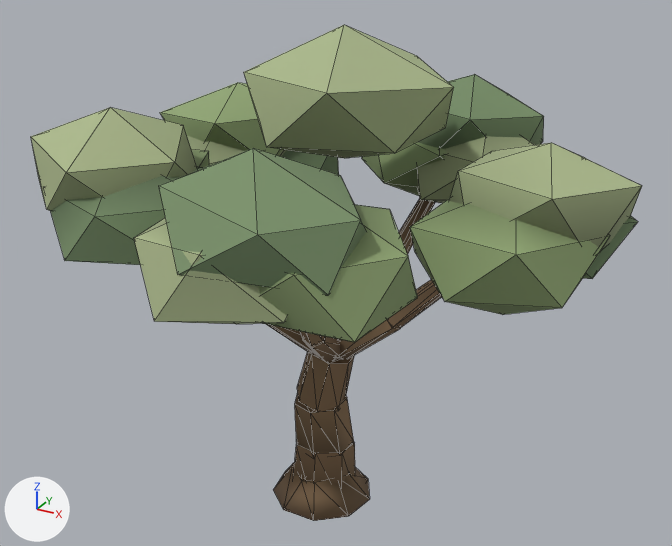
Two versions of the glTF model public/assets/models/olive.glb, one commit apart.
The view is the same before and after, from a 50 mm lens placed at (2.78, -4.86, 4.18), pointed at (0.08, 0.05, 1.72). The lights are fixed; the arrows at lower left show +X, +Y and +Z. The picture after the commit comes second. Mesh edges are drawn as thin lines. Vertices at exactly the same position are counted once.

Objects in the first picture: 'olive.006'.
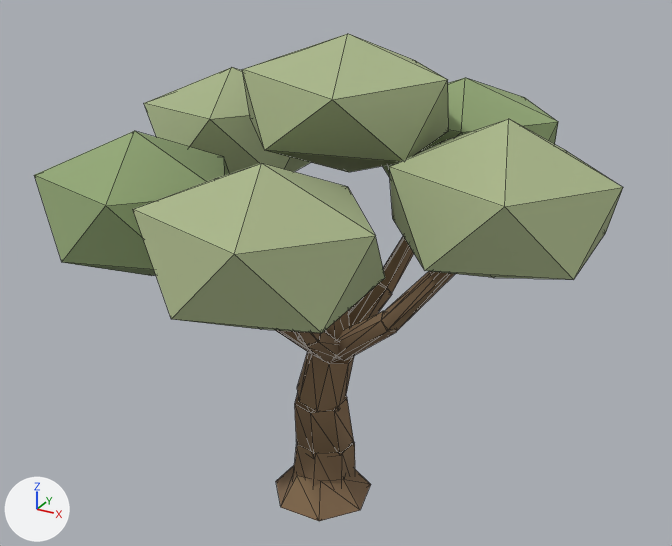
Location of each change, [x1, y1, x2, y2] in pixels of the pictures (672 x 546 px; the box of a moved part takes in the faces that stretch with it):
'olive.006', reshaped: before [31, 25, 642, 521]; after [34, 34, 623, 521]
part 1 of me_cone_2633, moved or reshaped (not visible before): after [337, 311, 396, 360]
part 2 of me_cone_2633, moved or reshaped (mostly hidden before): before [300, 331, 324, 346]; after [382, 271, 455, 331]
part 3 of me_cone_2633, moved or reshaped: before [399, 199, 435, 254]; after [380, 236, 414, 292]
part 4 of me_cone_2633, moved or reshaped (not visible afterwards): before [387, 280, 442, 328]
part 5 of me_cone_2633, rebuilt: before [187, 136, 286, 166]; after [144, 67, 311, 173]
part 6 of me_cone_2633, rebuilt: before [244, 25, 454, 158]; after [242, 34, 449, 172]
part 7 of me_cone_2633, rebuilt (mostly hidden before): before [191, 149, 209, 168]; after [34, 131, 229, 276]
part 8 of me_cone_2633, rebuilt: before [417, 136, 535, 203]; after [383, 78, 558, 178]
part 9 of me_cone_2633, rebuilt: before [134, 217, 287, 324]; after [133, 163, 385, 333]
part 10 of me_cone_2633, rebuilt: before [410, 198, 610, 315]; after [389, 119, 623, 280]
part 11 of me_cone_2633, deleted: before [31, 74, 642, 295]
part 12 of me_cone_2633, moved or reshaped: before [273, 462, 370, 521]; after [276, 465, 371, 521]
part 13 of me_cone_2633, cut back: before [50, 167, 638, 362]; after [275, 283, 392, 362]
part 14 of me_cone_2633, recoloured: before [273, 328, 368, 498]; after [276, 310, 360, 510]

The change, as a diff of the scene's bpy script:
```diff
--- a/public/assets/models/olive.glb.py
+++ b/public/assets/models/olive.glb.py
@@ me_cone_2633 @@
-me_cone_2633.from_pydata(...)  # 400 vertices, 672 faces; spans x -1.62..1.94, y -1.73..1.81, z -0.03..3.3
+me_cone_2633.from_pydata(...)  # 276 vertices, 464 faces; spans x -1.66..1.86, y -1.65..1.7, z -0.03..3.26
+# me_cone_2633 part 1: the loose piece of 12 vertices spanning x -0.38..0.13, y -0.05..0.34, z 1.06..1.55 is turned -153.8 degrees about the z axis through its middle, then moved by (0.4, -0.12, 0.0)
+# me_cone_2633 part 2: the loose piece of 12 vertices spanning x 0.11..0.37, y -0.97..-0.34, z 1.44..2.19 is turned 69.8 degrees about the z axis through its middle, then moved by (0.53, 0.62, 0.0)
+# me_cone_2633 part 3: the loose piece of 12 vertices spanning x 0.13..0.41, y 0.41..1.03, z 1.44..2.11 is multiplied about its middle by the matrix ((1.055, 0.101, -0.022), (-0.102, 1.054, -0.051), (0.017, 0.053, 1.059)), then moved by (0.06, -0.02, 0.03)
+# me_cone_2633 part 4: the loose piece of 12 vertices spanning x 0.46..1.1, y -0.02..0.11, z 1.44..2.06 is multiplied about its middle by the matrix ((-1.011, -0.512, 0.125), (0.509, -1.018, -0.059), (0.138, 0.004, 1.132)), then moved by (-1.36, 0.3, 0.07)
+# me_cone_2633 part 5: the loose piece of 12 vertices spanning x -1.62..-0.58, y 0.01..0.96, z 1.86..2.58 is rebuilt with 12 vertices and now spans x -1.66..-0.34, y -0.04..1.13, z 1.99..2.88
+# me_cone_2633 part 6: the loose piece of 12 vertices spanning x -0.46..0.8, y -0.54..0.63, z 2.49..3.3 is rebuilt with 12 vertices and now spans x -0.54..0.8, y -0.52..0.7, z 2.41..3.26
+# me_cone_2633 part 7: the loose piece of 12 vertices spanning x -1.56..-0.55, y -1.06..-0.04, z 1.88..2.59 is rebuilt with 12 vertices and now spans x -1.55..-0.24, y -1.22..-0.11, z 1.77..2.73
+# me_cone_2633 part 8: the loose piece of 12 vertices spanning x 0.1..1.13, y 0.62..1.68, z 1.93..2.62 is rebuilt with 12 vertices and now spans x -0.15..1.18, y 0.5..1.7, z 1.96..2.85
+# me_cone_2633 part 9: the loose piece of 12 vertices spanning x -0.31..0.73, y -1.73..-0.73, z 1.93..2.69 is rebuilt with 12 vertices and now spans x -0.35..0.94, y -1.65..-0.52, z 1.88..2.82
+# me_cone_2633 part 10: the loose piece of 12 vertices spanning x 0.73..1.83, y -0.6..0.4, z 1.81..2.58 is rebuilt with 12 vertices and now spans x 0.53..1.86, y -0.66..0.51, z 1.97..2.91
+# me_cone_2633 part 11: 7 loose pieces with 84 vertices, spanning x -1.62..1.94, y -1.7..1.81, z 1.8..2.94, are deleted
+# me_cone_2633 part 12
+# 8 vertices are removed from x -0.2..0.31, y -0.34..0.28, z 0.0..0.22
+# 28 faces are deleted
+# 9 vertices move from x -0.35..0.35, y -0.18..0.28, z 0.0..0.2 to x -0.35..0.35, y -0.32..0.22, z 0.0..0.2
+# 4 vertices are added at (-0.01, 0.18, 0.21), (0.28, 0.22, 0.0), (0.16, -0.32, 0.0), (-0.09, -0.2, 0.21)
+# 20 new faces join them
+# me_cone_2633 part 13
+# 84 vertices are removed from x -1.34..1.9, y -1.58..0.74, z 1.06..2.66
+# 169 faces are deleted
+# 5 vertices move from x -0.73..0.16, y -0.62..-0.27, z 1.43..2.13 to x -0.72..0.18, y -0.61..0.5, z 1.43..2.02
+# 48 vertices are added at x -0.78..0.31, y -0.98..0.49, z 1.06..2.12
+# 109 new faces join them
+# me_cone_2633 part 14: 135 kept faces spanning x -0.72..0.35, y -0.61..0.27, z -0.03..2.02 get new vertex colours; the middle colour goes from brown #735c43 to brown #7f664b
 me_cone_2633.materials.append(mat_way_vertex_palette)
```
